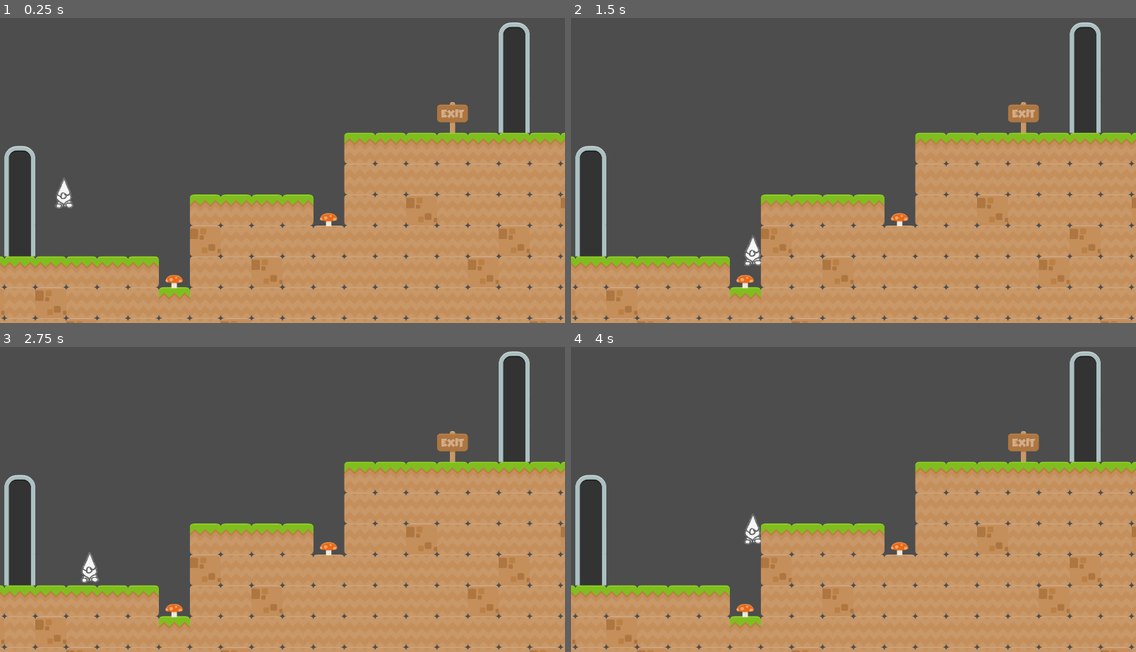
Above: before the commit, frames 1-4 (two rows, left to right).
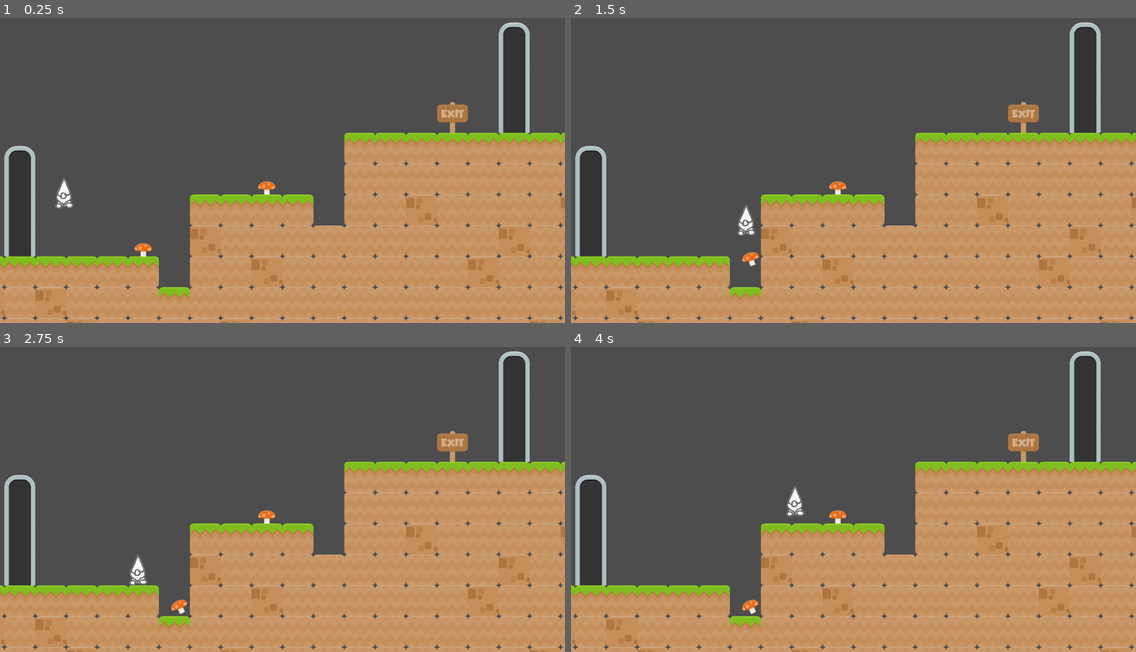
Above: after the commit, the same moments.

Repository: RoloDMonkey/gmtk-2024
Game: Godot game, scene res://levels/level_one.tscn
Same seed, same stepped clock (60 frames per second), same inputs: the game is played once before the commit and once after it.
Inputs:
- Up to frame 1 (0.25 s): no input
- Up to frame 2 (1.5 s): hold Right (ui_right) from 0.53 s (still down)
- Up to frame 3 (2.75 s): release Right (ui_right) at 2.03 s; hold Left (ui_left) from 2.03 s (still down)
- Up to frame 4 (4 s): release Left (ui_left) at 2.78 s; hold Right (ui_right) from 2.78 s (still down)

The runs differ from the first frame. In frame 1, 0.4% of the frame differs, in the area x 23-60%, y 53-89%; in frame 2, 0.7%; in frame 3, 0.7%, in the area x 14-60%, y 53-89%; in frame 4, 0.7%.

Commit message:
- changed mushroom to be a rigid body - tweaked mushroom collision shape so that our gnomes wouldn't bounce off the side - added code for gnome to push the mushroom from the side - moved mushrooms out of the wells on level one, the gnome has to push them in

Diff:
--- a/gnome_tiny.gd
+++ b/gnome_tiny.gd
@@ -2,6 +2,7 @@
 
 
 const SPEED = 300.0
+const INERTIA = 50.0
 
 # Vertical impulse applied to the character upon bouncing on an item.
 @export var bounce_impulse = 400
@@ -29,12 +30,15 @@
 		if collision.get_collider() == null:
 			continue
 
+		var collider = collision.get_collider()
 		# If the collider is with an item.
-		if collision.get_collider().is_in_group("item"):
+		if collider.is_in_group("item"):
 			# we check that we are hitting it from above.
 			if Vector2.UP.dot(collision.get_normal()) > 0.1:
-				# If so, we squash it and bounce.
+				# If so, we bounce.
 				velocity.y = -1 * bounce_impulse
 				break
+			elif collider is RigidBody2D:
+				collider.apply_central_impulse(-collision.get_normal() * INERTIA)
 
 	move_and_slide()
--- a/levels/level_one.tscn
+++ b/levels/level_one.tscn
@@ -18,7 +18,7 @@
 tile_set = ExtResource("1_seemn")
 
 [node name="MushroomBasic" parent="." instance=ExtResource("3_kt0qy")]
-position = Vector2(395, 626)
+position = Vector2(325, 549)
 
 [node name="MushroomBasic2" parent="." instance=ExtResource("3_kt0qy")]
-position = Vector2(745, 486)
+position = Vector2(605, 409)
--- a/mushroom_basic.tscn
+++ b/mushroom_basic.tscn
@@ -2,16 +2,18 @@
 
 [ext_resource type="Texture2D" uid="uid://ctwrueb22t6in" path="res://assets/mushrooms/tinyShroom_red.png" id="1_1eqci"]
 
-[sub_resource type="CircleShape2D" id="CircleShape2D_xivpt"]
-radius = 16.0
+[sub_resource type="RectangleShape2D" id="RectangleShape2D_bk01r"]
+size = Vector2(28, 37)
 
-[node name="MushroomBasic" type="StaticBody2D" groups=["item"]]
+[node name="MushroomBasic" type="RigidBody2D" groups=["item"]]
 collision_layer = 4
 collision_mask = 5
 
 [node name="Sprite2D" type="Sprite2D" parent="."]
-position = Vector2(1, -20)
+position = Vector2(1, -15)
 texture = ExtResource("1_1eqci")
 
 [node name="CollisionShape2D" type="CollisionShape2D" parent="."]
-shape = SubResource("CircleShape2D_xivpt")
+position = Vector2(-0.5, 6)
+rotation = 1.5708
+shape = SubResource("RectangleShape2D_bk01r")
